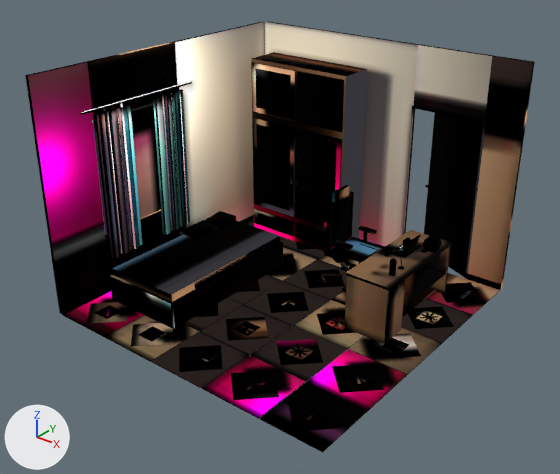
A saved change to the glTF model public/room_baked_combined.glb.
One viewpoint serves both versions: a camera (50 mm lens) standing at (5.3, -6.78, 5.09) and looking at (-0.03, -0.12, 0.96). Lighting does not change. The marker at lower left points along +X, +Y and +Z. The older version comes first. Vertices at exactly the same position are counted once.

Before the edit, the objects in view are built like this:
```python
me_cube_360 = bpy.data.meshes.new('Cube.360')
me_cube_360.from_pydata(...)  # 5244 vertices, 8848 faces; spans x -0.45..3.6, y -0.4..4.03, z 0.0..3.01
me_cube_360.materials.append(mat_bakedroommaterial)
ob_baked_room_mesh = bpy.data.objects.new('Baked_Room_Mesh', me_cube_360)
ob_baked_room_mesh.location = (-1.6, -1.6, -0.01)
```
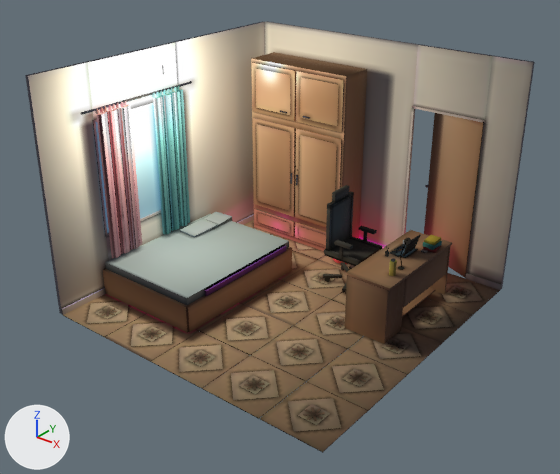
Pixel boxes [x1, y1, x2, y2] of what changed, in the pictures (560 x 474 px; the box of a moved part takes in the faces that stretch with it):
part 1 of me_cube_360, moved or reshaped: before [110, 211, 283, 329]; after [103, 212, 292, 333]
part 2 of me_cube_360, surface changed (lighter): [25, 42, 535, 453] in both

The change, as a list of edits to the scene's bpy script:
```text
Change me_cube_360:
    used by ob_baked_room_mesh; location = (-1.6, -1.6, -0.01)
    remove me_cube_360.from_pydata(...)  # 5244 vertices, 8848 faces; spans x -0.45..3.6, y -0.4..4.03, z 0.0..3.01
    add me_cube_360.from_pydata(...)  # 5180 vertices, 8724 faces; spans x -0.45..3.6, y -0.4..4.03, z 0.0..3.01
    me_cube_360 part 1
    10 vertices in x 0.89..0.93, y 0.23..0.27, z 0.01..0.46 move by (0.2, 0.05, 0.0)
    10 vertices in x -0.21..-0.17, y 0.23..0.27, z 0.01..0.46 move by (-0.2, 0.05, 0.0)
    8 vertices in x -0.25..0.07, y 1.92..2.38, z 0.41..0.51 move by (-0.03, -0.05, 0.0)
    8 vertices in x -0.25..0.07, y 1.52..1.98, z 0.41..0.51 move by (-0.03, 0.03, 0.0)
    6 vertices in x 0.89..0.93, y 2.33..2.35, z 0.01..0.46 move by (0.2, -0.05, 0.0)
    6 vertices in x -0.21..-0.17, y 2.33..2.35, z 0.01..0.46 move by (-0.2, -0.05, 0.0)
    16 vertices move from x -0.17..0.92, y 0.65..2.15, z 0.16..0.45 to x -0.37..1.12, y 0.62..2.18, z 0.16..0.45
    me_cube_360 part 2: 8514 kept faces spanning x -0.45..3.6, y -0.4..4.03, z 0.0..3.01 get new texture (UV) coordinates
    other edits to the shape of me_cube_360 do not show in these pictures
```
